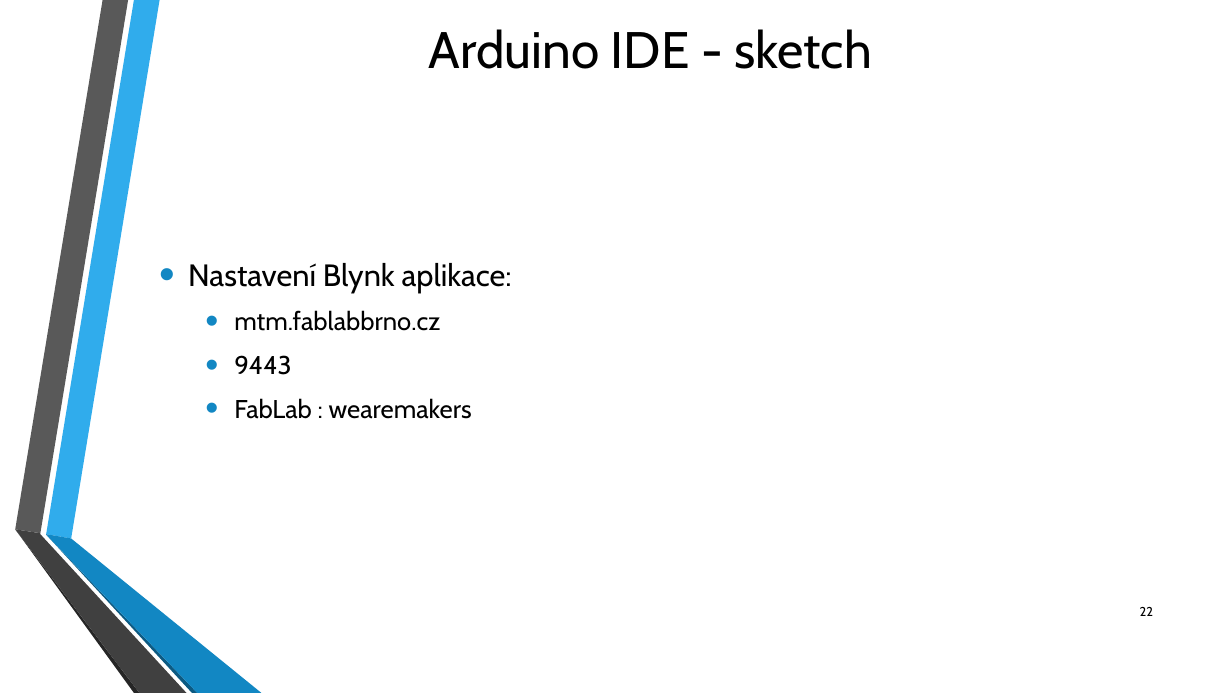
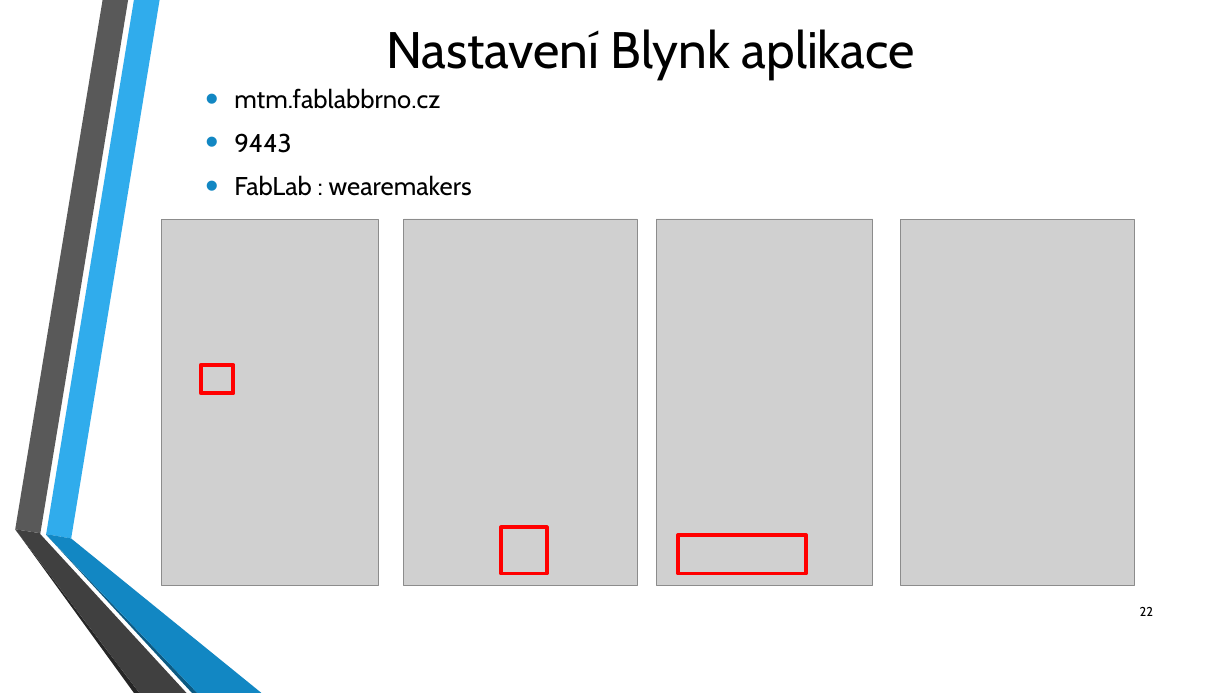
Before and after one commit to fablab-brno/Arduino-Akademie, a slide deck: slide 22 of Workshop 4/Arduino_Workshop_FabLab_4.pptx. Drawn at 1232x693 pixels with LibreOffice and Linux fonts; fonts in the diff are those of the drawing; grey boxes stand for pictures; background and template pictures are left out. Boxes give left, top, right and bottom in pixels: in the first picture for what was removed or moved away, otherwise in the second. Text is boxed around its words. In the diff, an @@ line names an element or a change of style, - is before the commit and + after.

Commit message:
wsh4 pptx edit

```diff
--- a/Workshop 4/Arduino_Workshop_FabLab_4.pptx
+++ b/Workshop 4/Arduino_Workshop_FabLab_4.pptx
@@ text at [386,29,915,79]: text changed @@
-Arduino IDE - sketch
+Nastavení Blynk aplikace
@@ picture added at [162,219,379,585] @@
@@ picture added at [404,219,637,585] @@
@@ picture added at [656,219,872,586] @@
@@ picture added at [901,219,1135,585] @@
@@ text at [188,263,512,292]: paragraph removed @@
-• Nastavení Blynk aplikace:
@@ rectangle added at [201,365,233,394], outline #FF0000 3 pt @@
@@ rectangle added at [501,528,546,574], outline #FF0000 3 pt @@
@@ rectangle added at [678,535,806,574], outline #FF0000 3 pt @@
```
Also in this commit, not shown: 4 other slides changed.
